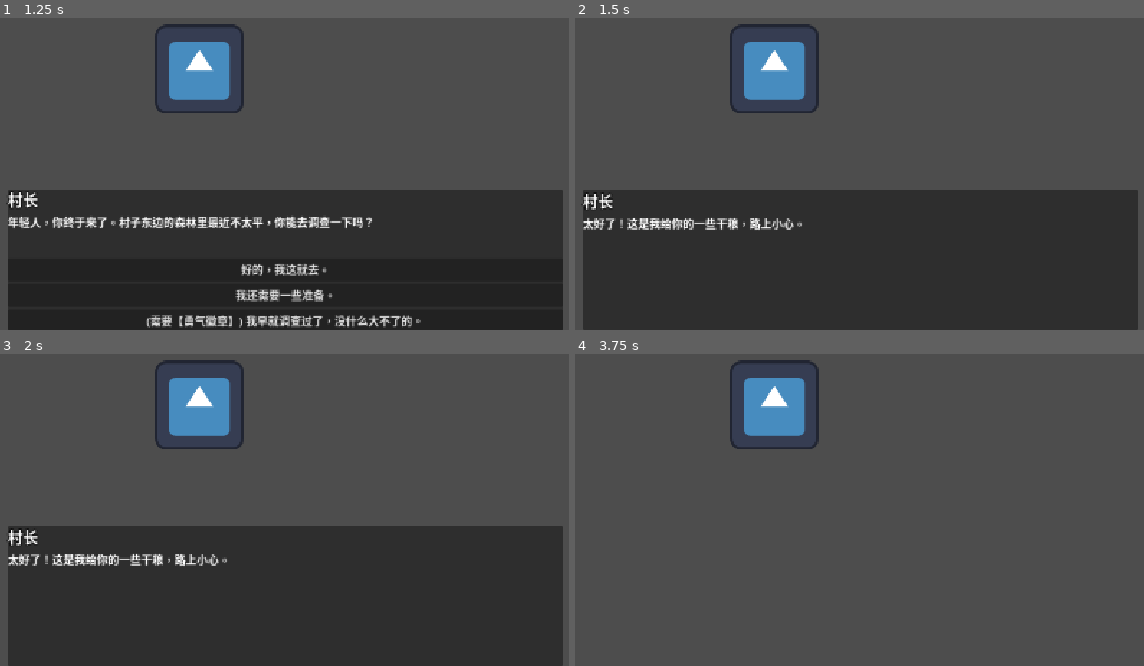
Above: before the commit, frames 1-4 (two rows, left to right).
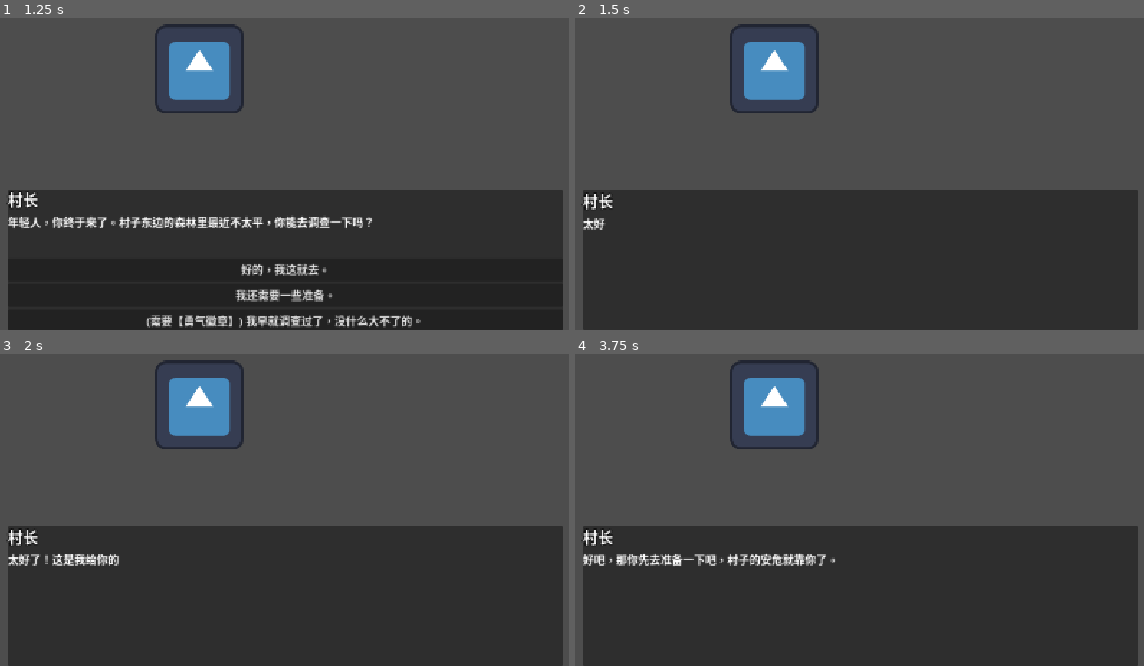
Above: after the commit, the same moments.

Repository: LiGameAcademy/laoli_dialogue_system
Game: Godot game, scene res://main.tscn
The game is run twice, just before and just after one commit, with the same random seed, the same clock (stepped at 60 frames per second) and the same inputs. The engine's default icon, where the game draws it, is replaced by a stand-in: a white triangle on a blue panel in a dark square.
Inputs:
- Up to frame 1 (1.25 s): tap Enter (ui_accept) at 0.5 s; hold Enter (ui_accept) from 0.53 s (still down)
- Up to frame 2 (1.5 s): release Enter (ui_accept) at 1.25 s; click "好的，我这就去。" at 1.25 s
- Up to frame 3 (2 s): no input
- Up to frame 4 (3.75 s): tap Enter (ui_accept) at 2.1, 2.27, 2.57 s; click "我还需要一些准备。" at 2.75 s; hold Enter (ui_accept) from 3.53 s (still down)

Frame 1 is identical in both runs. In frame 2, 0.8% of the frame differs, in the area x 5-40%, y 64-68%; in frame 3, 0.4%; in frame 4, 43%, in the area x 1-99%, y 55-100%.

Commit message:
8打字机效果与音效

Diff:
--- a/dialogue_ui.gd
+++ b/dialogue_ui.gd
@@ -5,6 +5,12 @@
 @onready var text_label: RichTextLabel = %TextLabel
 @onready var choices_container: VBoxContainer = %ChoicesContainer
 @onready var dialogue_panel: Panel = %Panel
+@onready var typing_sound_player: AudioStreamPlayer = $TypingSoundPlayer
+
+# 用于打字机效果的定时器
+var typing_timer: Timer
+# 控制打字速度（每秒出现的字符数）
+@export var typing_speed: float = 20.0
 
 func _ready() -> void:
 	# 游戏开始时，订阅DialogueManager的信号
@@ -13,28 +19,52 @@
 	DialogueManager.dialogue_finished.connect(_on_dialogue_finished)
 	DialogueManager.choices_updated.connect(_on_choices_updated)
 
+	# 创建并配置定时器
+	typing_timer = Timer.new()
+	add_child(typing_timer) # 必须把Timer添加到场景树中才能工作
+	typing_timer.timeout.connect(_on_typing_timer_timeout)
+
 	# 默认隐藏自己
 	dialogue_panel.hide()
 
 # 处理线性对话的“继续”逻辑
 func _unhandled_input(event) -> void:
 	if event.is_action_pressed("ui_accept"):
-		# 确保对话正在进行，且当前没有选项需要玩家选择
-		if not DialogueManager.is_active or choices_container.get_child_count() > 0:
-			return
+		if typing_timer.is_stopped():
+			# 确保对话正在进行，且当前没有选项需要玩家选择
+			if not DialogueManager.is_active or choices_container.get_child_count() > 0:
+				return
 
-		var current_node_data = DialogueManager.dialogue_data[DialogueManager.current_node_id]
-		# 如果当前对话有 "next_node"，则继续
-		if current_node_data.has("next_node"):
-			DialogueManager.process_node(current_node_data["next_node"])
-		# 避免重复触发
-		get_viewport().set_input_as_handled()
+			var current_node_data = DialogueManager.dialogue_data[DialogueManager.current_node_id]
+			# 如果当前对话有 "next_node"，则继续
+			if current_node_data.has("next_node"):
+				DialogueManager.process_node(current_node_data["next_node"])
+			# 避免重复触发
+			get_viewport().set_input_as_handled()
+		else:
+			# 新增：处理打字机跳过逻辑
+			typing_timer.stop()
+			text_label.visible_characters = text_label.get_total_character_count()
+			# 使用 get_tree().get_root().set_input_as_handled() 防止这个输入同时触发“下一句”逻辑
+			get_viewport().set_input_as_handled()
 
 # 当收到"text_updated"信号时，这个函数会被自动调用
 func _on_text_updated(character_name: String, text: String) -> void:
 	dialogue_panel.show()
 	name_label.text = character_name
-	text_label.text = text
+
+	# 核心改动：
+	text_label.text = text # 先把完整文本设置好
+	text_label.visible_characters = 0 # 但一开始只显示0个字符
+
+	# 如果有文字需要显示，就开始打字
+	if not text.is_empty():
+		# 根据速度和文本长度，计算出定时器的等待时间
+		typing_timer.start(1.0 / typing_speed)
+
+	# 清空上一轮的选项
+	for child in choices_container.get_children():
+		child.queue_free()
 
 # 当收到"dialogue_finished"信号时，这个函数会被自动调用
 func _on_dialogue_finished() -> void:
@@ -61,3 +91,20 @@
 		child.queue_free()
 	# 通知 DialogueManager，玩家做出了选择
 	DialogueManager.make_choice(choice_data)
+
+func _on_typing_timer_timeout():
+	# 每次定时器触发，就增加一个可见字符
+	text_label.visible_characters += 1
+
+	# 播放音效
+	# 为了避免音效太吵，可以加一些判断，比如只在非空格时播放
+	var current_char = text_label.text[text_label.visible_characters - 1]
+	if current_char != " ":
+		typing_sound_player.play()
+
+	# 检查是否所有文字都已显示完毕
+	if text_label.visible_characters >= text_label.get_total_character_count():
+		typing_timer.stop() # 停止定时器
+	else:
+		# 如果没有显示完，就再次启动定时器，准备显示下一个字
+		typing_timer.start(1.0 / typing_speed)
--- a/dialogue_ui.tscn
+++ b/dialogue_ui.tscn
@@ -1,6 +1,7 @@
-[gd_scene load_steps=2 format=3 uid="uid://bvdcsylpd845v"]
+[gd_scene load_steps=3 format=3 uid="uid://bvdcsylpd845v"]
 
 [ext_resource type="Script" uid="uid://bxu70q5yqc70" path="res://dialogue_ui.gd" id="1_njptv"]
+[ext_resource type="AudioStream" uid="uid://dgsdna7h8jl7h" path="res://typing.mp3" id="2_2x5cq"]
 
 [node name="DialogueUI" type="CanvasLayer"]
 script = ExtResource("1_njptv")
@@ -46,3 +47,6 @@
 [node name="ChoicesContainer" type="VBoxContainer" parent="Panel/VBoxContainer"]
 unique_name_in_owner = true
 layout_mode = 2
+
+[node name="TypingSoundPlayer" type="AudioStreamPlayer" parent="."]
+stream = ExtResource("2_2x5cq")
--- a/game_state.gd
+++ b/game_state.gd
@@ -14,7 +14,7 @@
 
 func _ready() -> void:
 	# 连接信号的代码保持不变
-	DialogueManager.action_triggered.connect(on_action_triggered)
+	DialogueManager.action_triggered.connect(_on_action_triggered)
 
 # 3. has_item和add_item现在都使用ID
 func has_item(item_id: String) -> bool:
@@ -35,7 +35,7 @@
 # func has_completed_quest(quest_id: String) -> bool: ...
 
 ## 处理接收到的结构化动作事件
-func on_action_triggered(action_data: Dictionary) -> void:
+func _on_action_triggered(action_data: Dictionary) -> void:
 	# 检查传入的是否是字典，保证代码健壮性
 	if not action_data is Dictionary or not action_data.has("type"):
 		return
Not shown, added: typing.mp3.import
Not shown, added: typing.mp3
